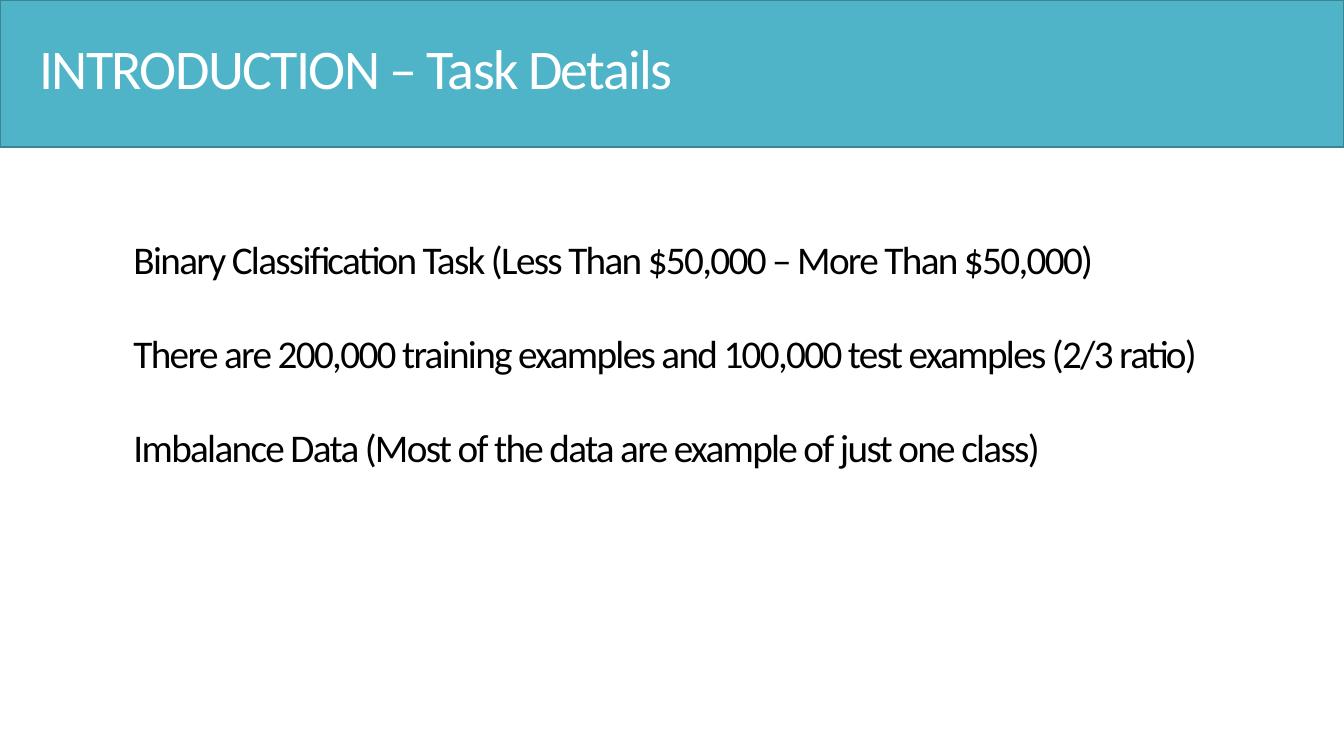
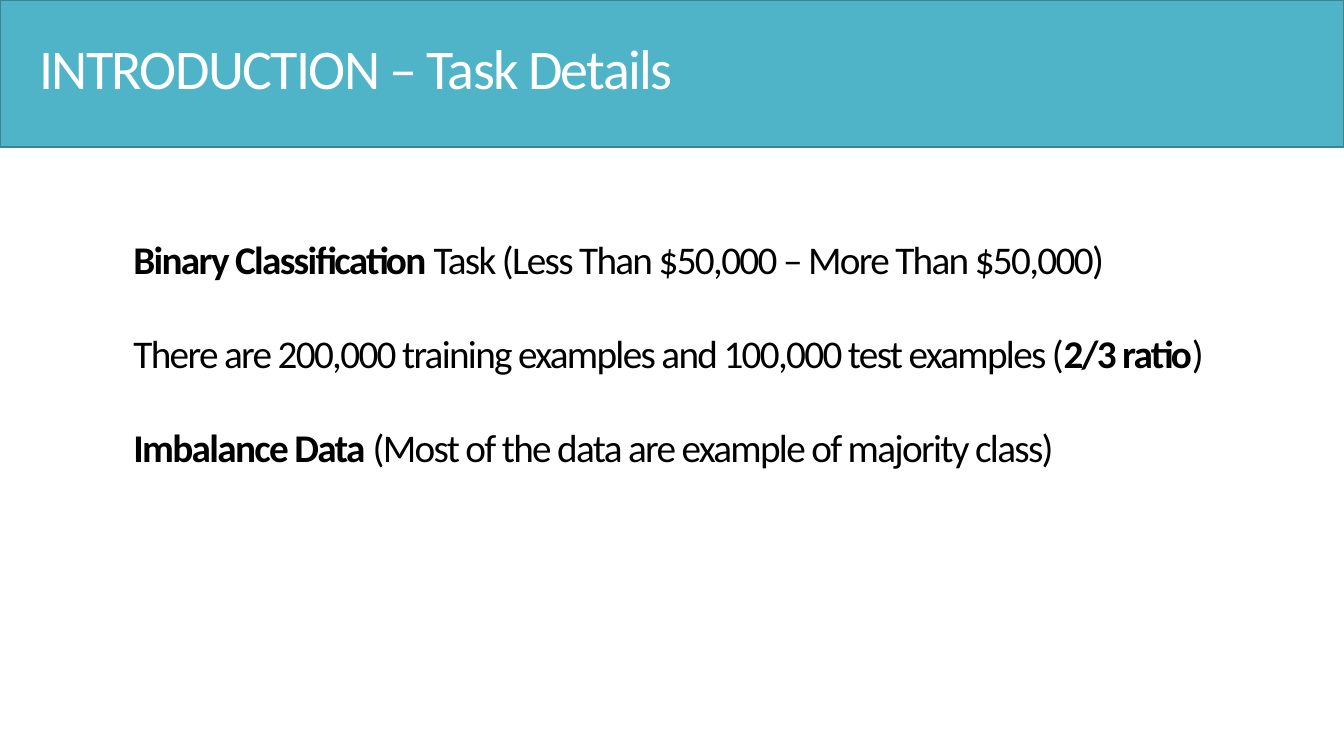
Before and after one commit to Hsgngr/dataiku_income_classification, a slide deck: slide 6 of Task_Presentation.pptx. Drawn at 1344x756 pixels with LibreOffice and Linux fonts; fonts in the diff are those of the drawing. Boxes give left, top, right and bottom in pixels: in the first picture for what was removed or moved away, otherwise in the second. Text is boxed around its words. In the diff, an @@ line names an element or a change of style, - is before the commit and + after.

```diff
--- a/Task_Presentation.pptx
+++ b/Task_Presentation.pptx
@@ text at (x1=133, y1=245, x2=1203, y2=375): bold on in "Binary Classification", "(2/3 ratio)" @@
@@ text at (x1=133, y1=433, x2=1053, y2=469): text changed @@
-Imbalance Data (Most of the data are example of just one class)
+Imbalance Data (Most of the data are example of majority class)
```
Also in this commit, not shown: 10 other slides changed, 4 slides added.
